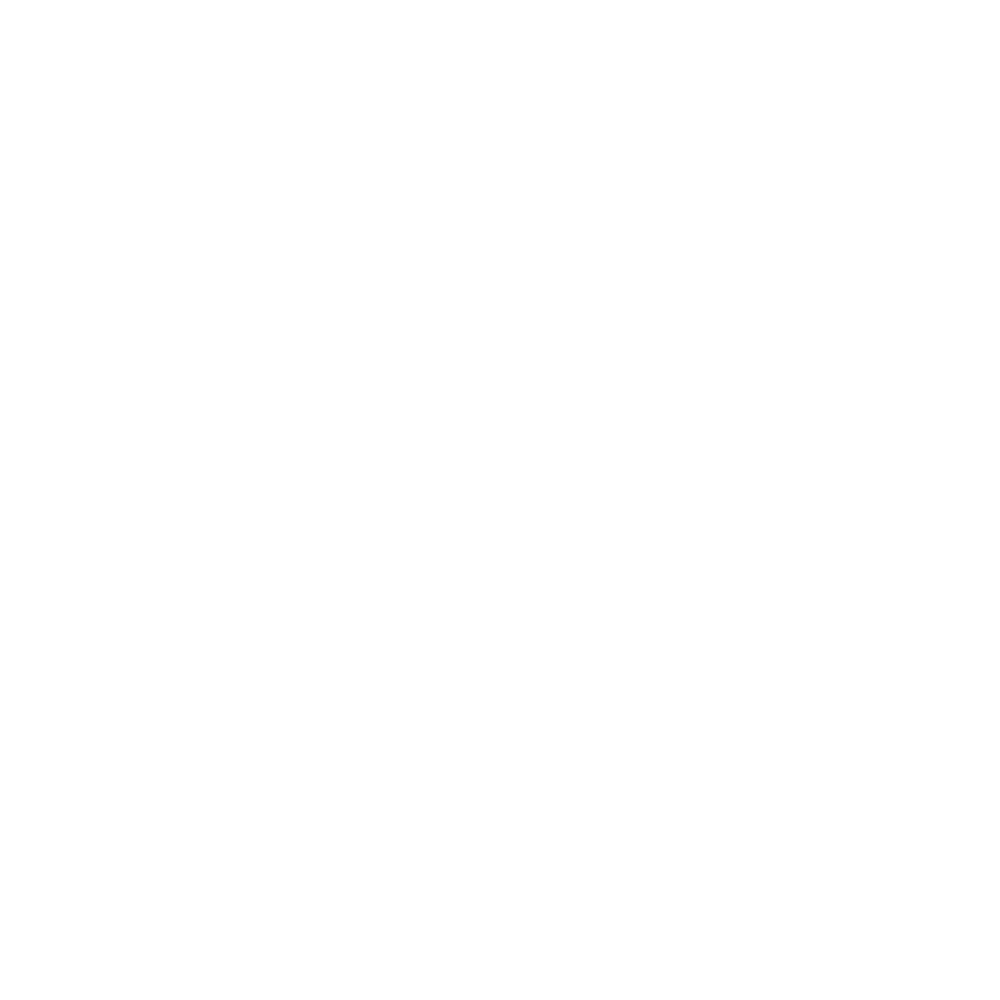
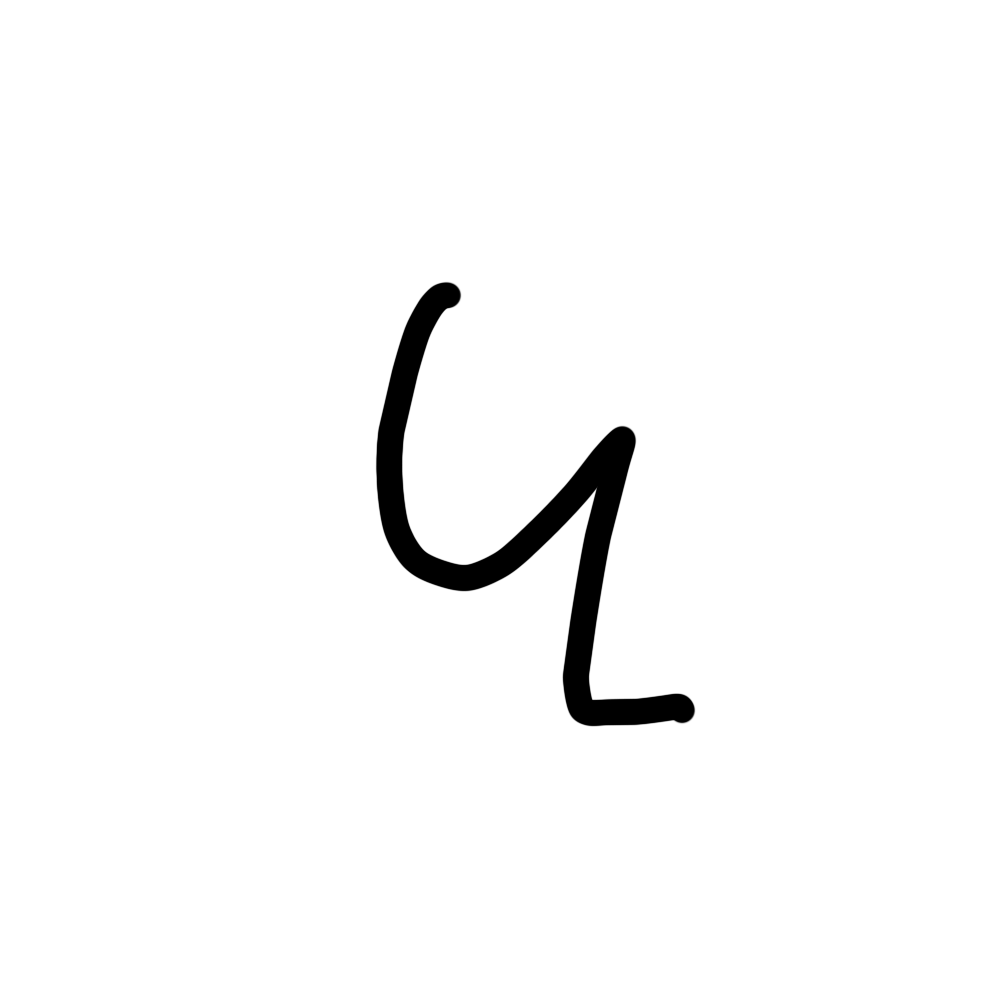
Layer changes from the first 1000x1000 image to the second:
painted on "Layer 1" over [375, 281, 696, 727]
